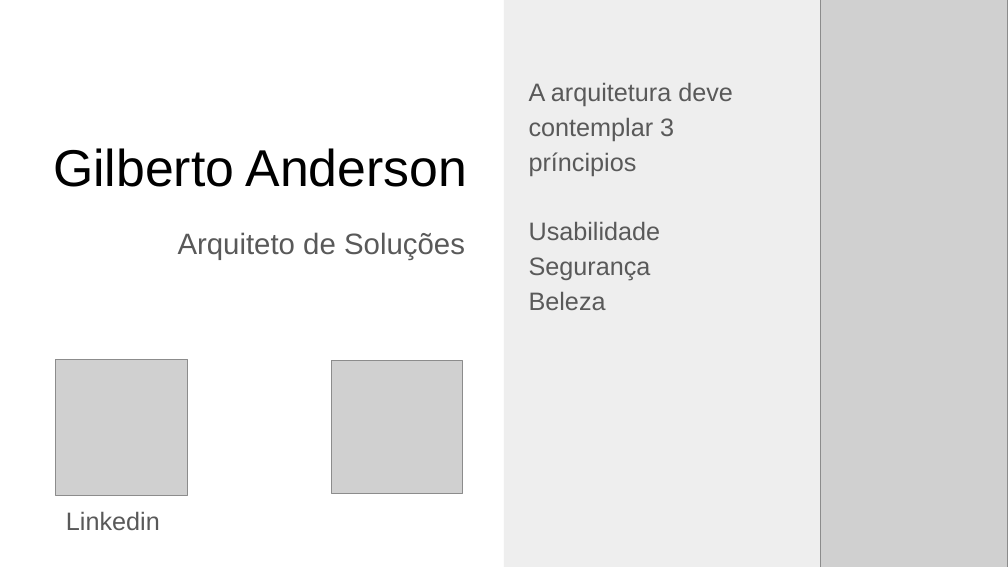
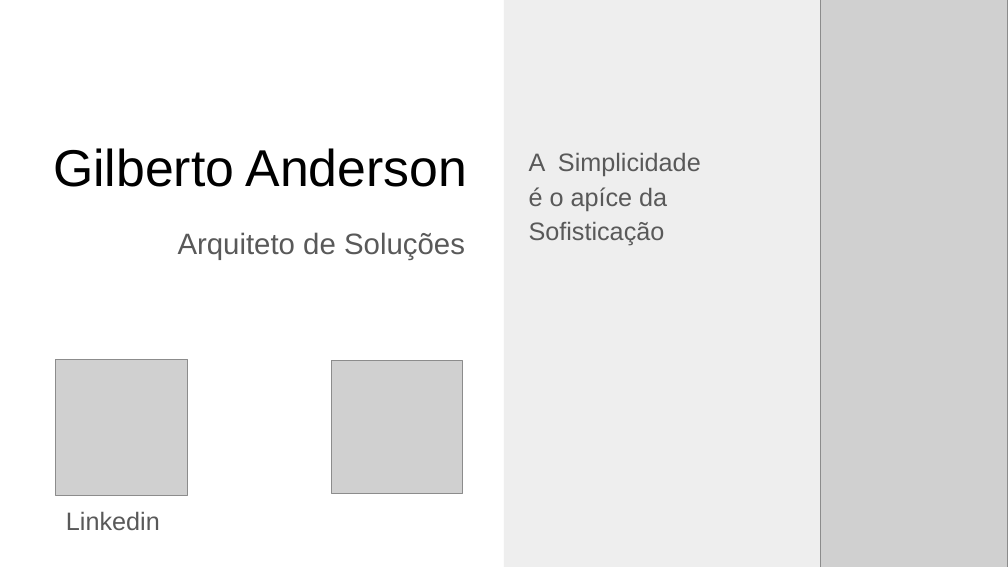
Before and after one commit to GilbertoAnderson/Codevita-, a slide deck: slide 2 of 202311_Codevita/03_Estadio/03 Estadio.pptx. Drawn at 1008x567 pixels with LibreOffice and Linux fonts; fonts in the diff are those of the drawing; grey boxes stand for pictures. Boxes give left, top, right and bottom in pixels: in the first picture for what was removed or moved away, otherwise in the second. Text is boxed around its words. In the diff, an @@ line names an element or a change of style, - is before the commit and + after.

```diff
--- a/202311_Codevita/03_Estadio/03 Estadio.pptx
+++ b/202311_Codevita/03_Estadio/03 Estadio.pptx
@@ text at box(529, 153, 701, 246): text changed @@
-A arquitetura deve contemplar 3 príncipios
-Usabilidade
-Segurança
-Beleza
+A Simplicidade
+é o apíce da Sofisticação
```
Also in this commit, not shown: 7 other files.
